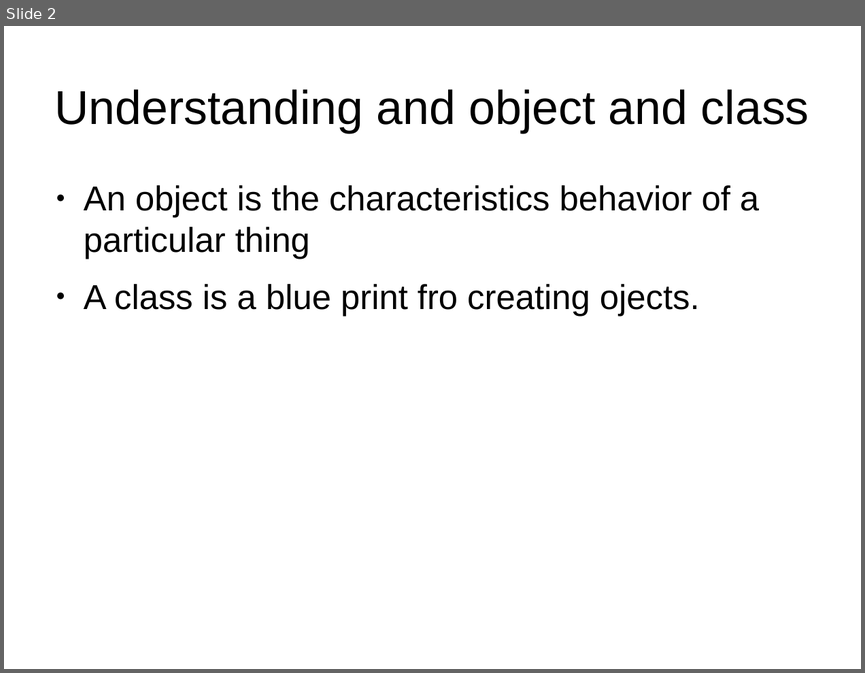
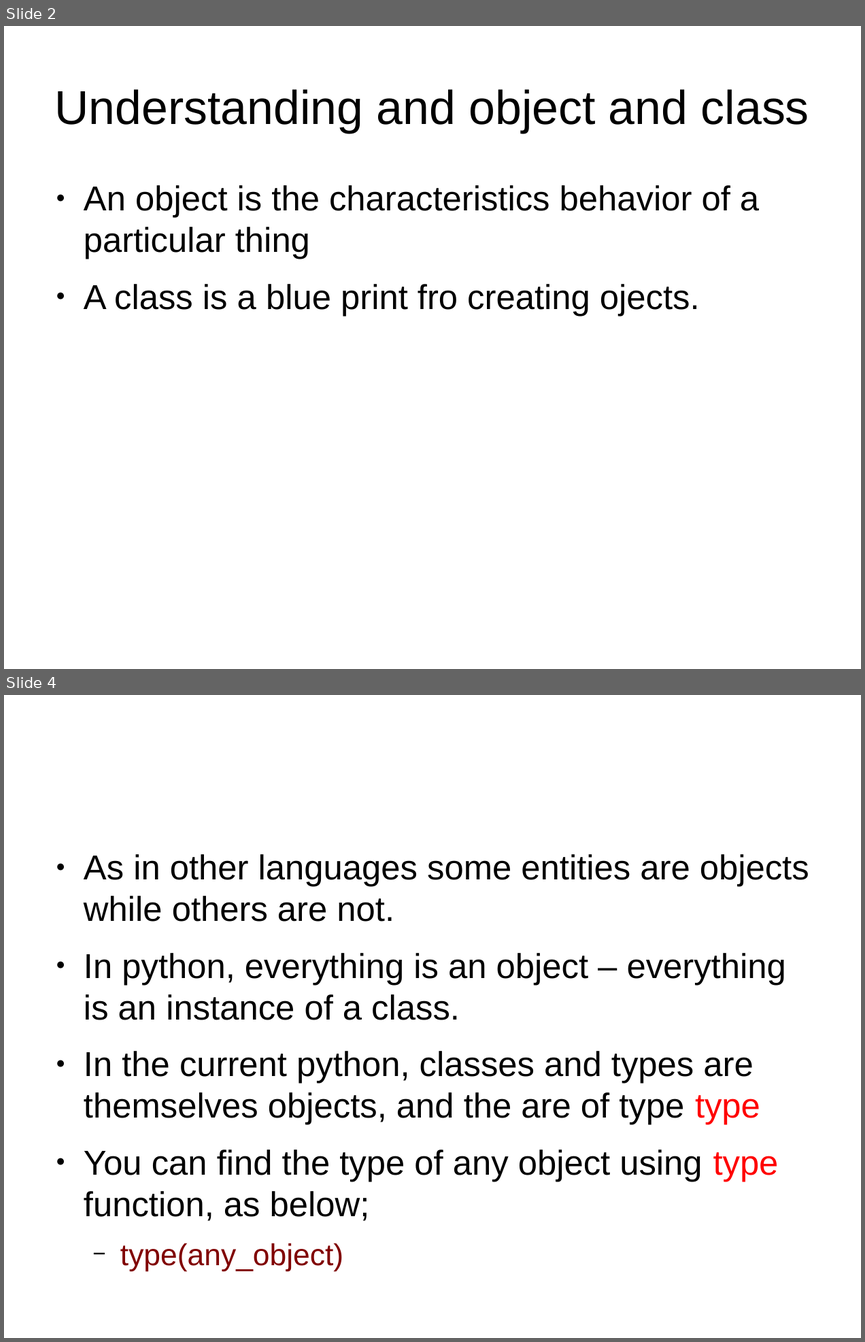
Before and after one commit to Austin0077/mmu_PythonBootcamp, a slide deck: notes/oop_python.odp. Shown one above the other, each under a label of ours: slide 2 before the commit, slides 2 and 4 after it; the slides between them are not shown. The pictures are 865x673 and 865x1342 pixels, drawn with LibreOffice and Linux fonts; fonts in the diff are those of the drawing. Boxes give left, top, right and bottom in pixels: in the first picture for what was removed or moved away, otherwise in the second. Text is boxed around its words. In the diff, an @@ line names an element or a change of style, - is before the commit and + after.

```diff
--- a/notes/oop_python.odp
+++ b/notes/oop_python.odp
@@ slide 4 added at bbox=[4, 695, 861, 1338], background #FFFFFF @@
@@ text added at bbox=[84, 854, 809, 1221], 32 pt, text #000000 @@
+● As in other languages some entities are objects while others are not.
+● In python, everything is an object – everything is an instance of a class.
+● In the current python, classes and types are themselves objects, and the are of type type
+● You can find the type of any object using type function, as below;
+  − type(any_object)
```
Also in this commit, not shown: 1 slide changed, 3 other slides added, 2 other files.
